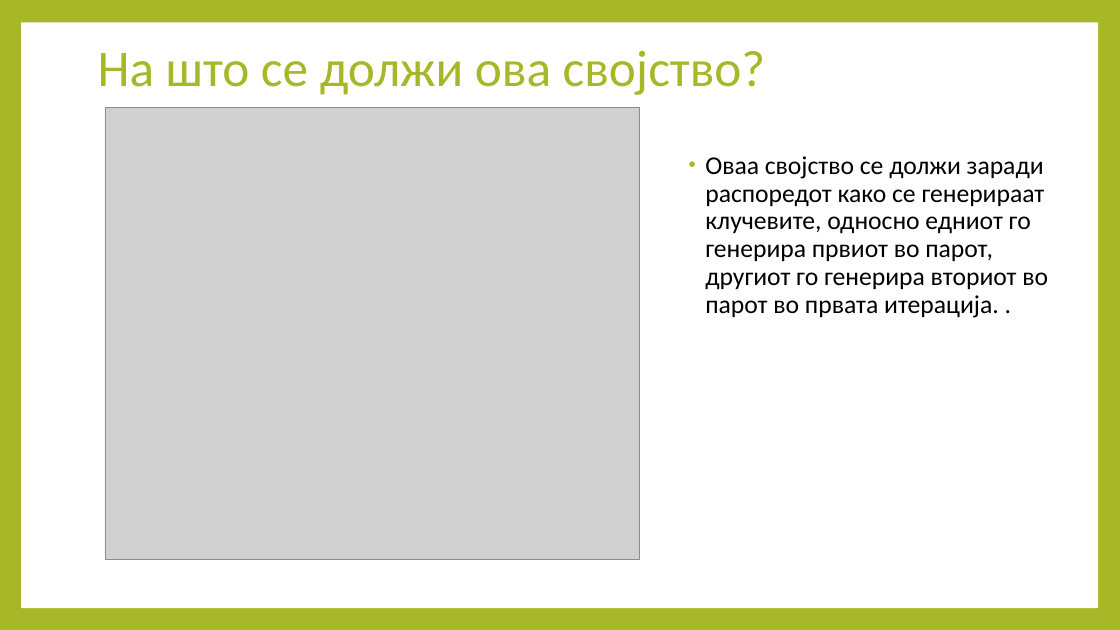
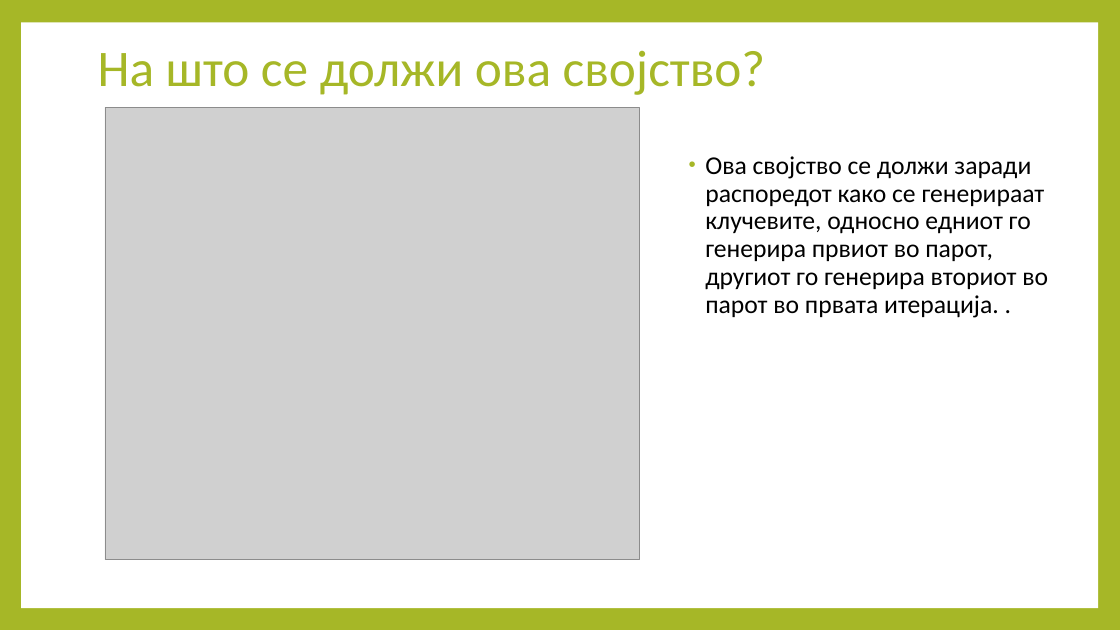
Before and after one commit to IvanNikolovBT/CRYPTOGRAPHY-DES, a slide deck: slide 11 of Симулација на слаби клучеви во ДЕС.pptx. Drawn at 1120x630 pixels with LibreOffice and Linux fonts; fonts in the diff are those of the drawing; grey boxes stand for pictures. Boxes give left, top, right and bottom in pixels: in the first picture for what was removed or moved away, otherwise in the second. Text is boxed around its words. In the diff, an @@ line names an element or a change of style, - is before the commit and + after.

```diff
--- a/Симулација на слаби клучеви во ДЕС.pptx
+++ b/Симулација на слаби клучеви во ДЕС.pptx
@@ text at bbox=[705, 156, 1048, 318]: text changed @@
-• Оваа својство се должи заради распоредот како се генерираат клучевите, односно едниот го генерира првиот во парот, другиот го генерира вториот во парот во првата итерација. .
+• Ова својство се должи заради распоредот како се генерираат клучевите, односно едниот го генерира првиот во парот, другиот го генерира вториот во парот во првата итерација. .
```
Also in this commit, not shown: 1 other slide changed.
